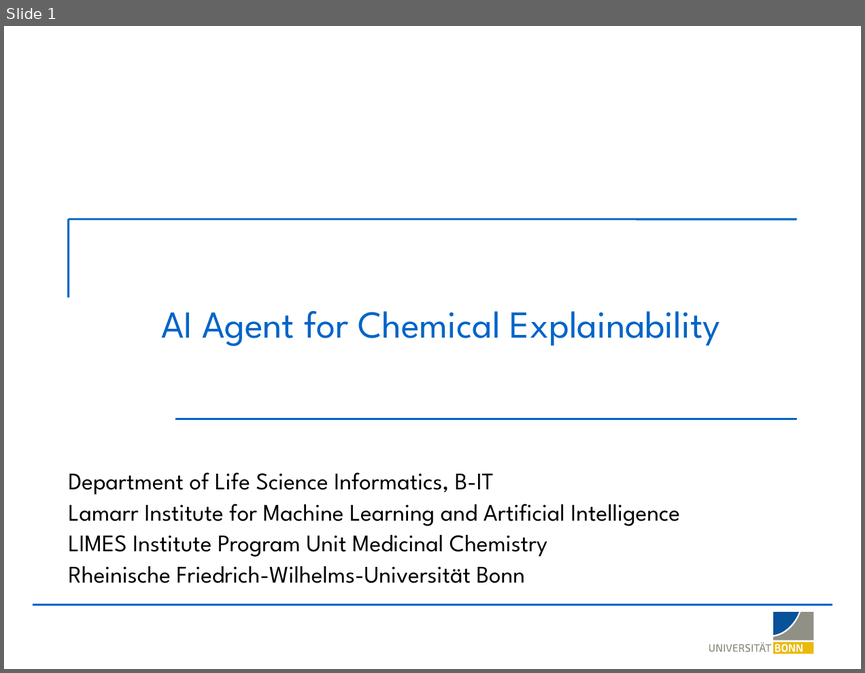
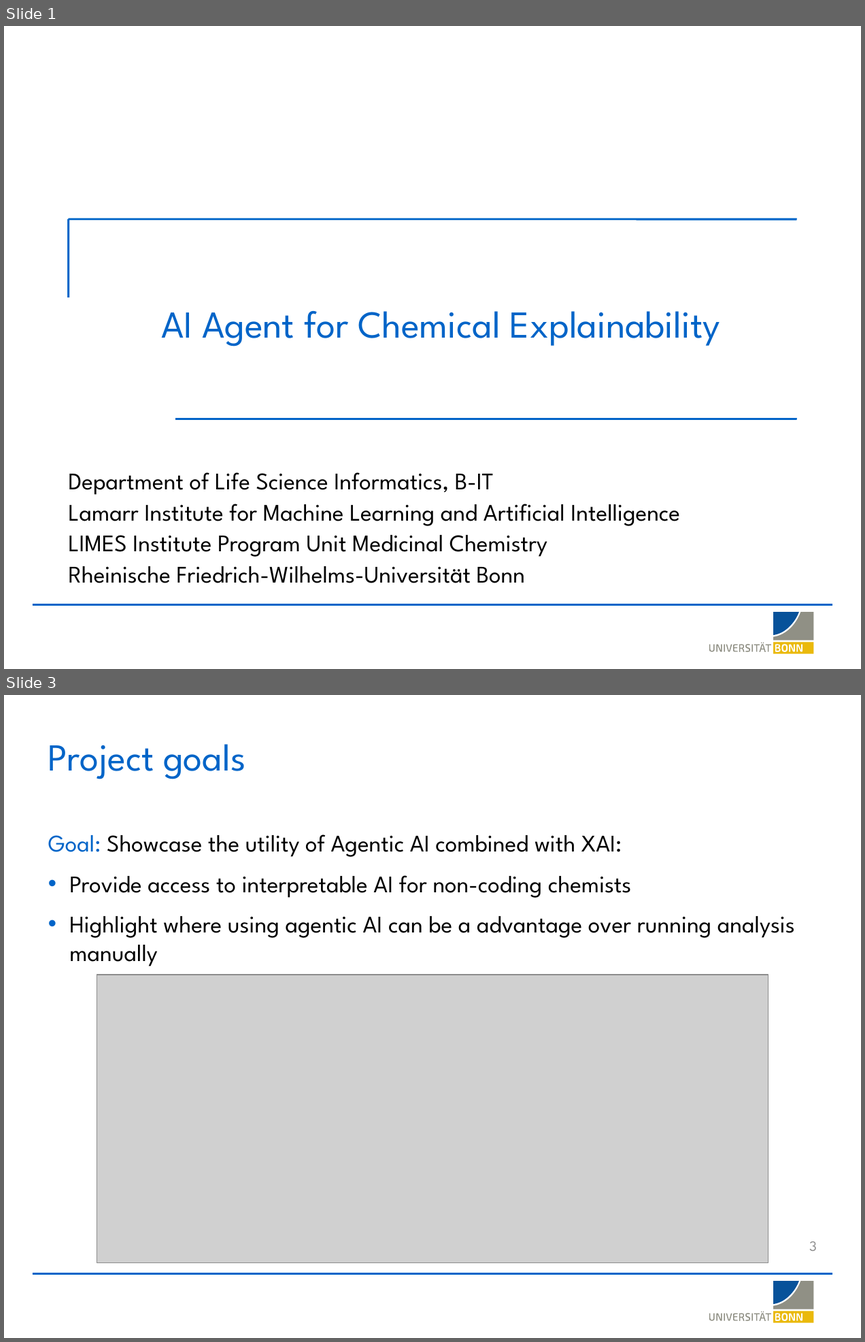
Before and after one commit to LSI-Uni-Bonn/ChemicHAL, a slide deck: slides/AI_Agent_Explainability.pptx. Shown one above the other, each under a label of ours: slide 1 before the commit, slides 1 and 3 after it; the slides between them are not shown. The pictures are 865x673 and 865x1342 pixels, drawn with LibreOffice and Linux fonts; fonts in the diff are those of the drawing; grey boxes stand for pictures; background and template pictures are left out. Boxes give left, top, right and bottom in pixels: in the first picture for what was removed or moved away, otherwise in the second. Text is boxed around its words. In the diff, an @@ line names an element or a change of style, - is before the commit and + after.

```diff
--- a/slides/AI_Agent_Explainability.pptx
+++ b/slides/AI_Agent_Explainability.pptx
@@ slide 3 added at (4,695,861,1338), background #FFFFFF; not listed: 20 template elements that a slide beside it also shows @@
@@ title added at (48,744,245,779), 32 pt, text #0064C8 @@
+Project goals
@@ text added at (48,834,795,966), 20 pt, text #000000 @@
+Goal: Showcase the utility of Agentic AI combined with XAI:
+• Provide access to interpretable AI for non-coding chemists
+• Highlight where using agentic AI can be a advantage over running analysis manually
@@ picture added at (96,974,768,1262) @@
@@ page number added at (809,1241,817,1251), 12 pt, text #8B8B8B @@
+3
```
Also in this commit, not shown: 3 slides changed, 8 other slides added, 9 slides removed, 9 other files.
